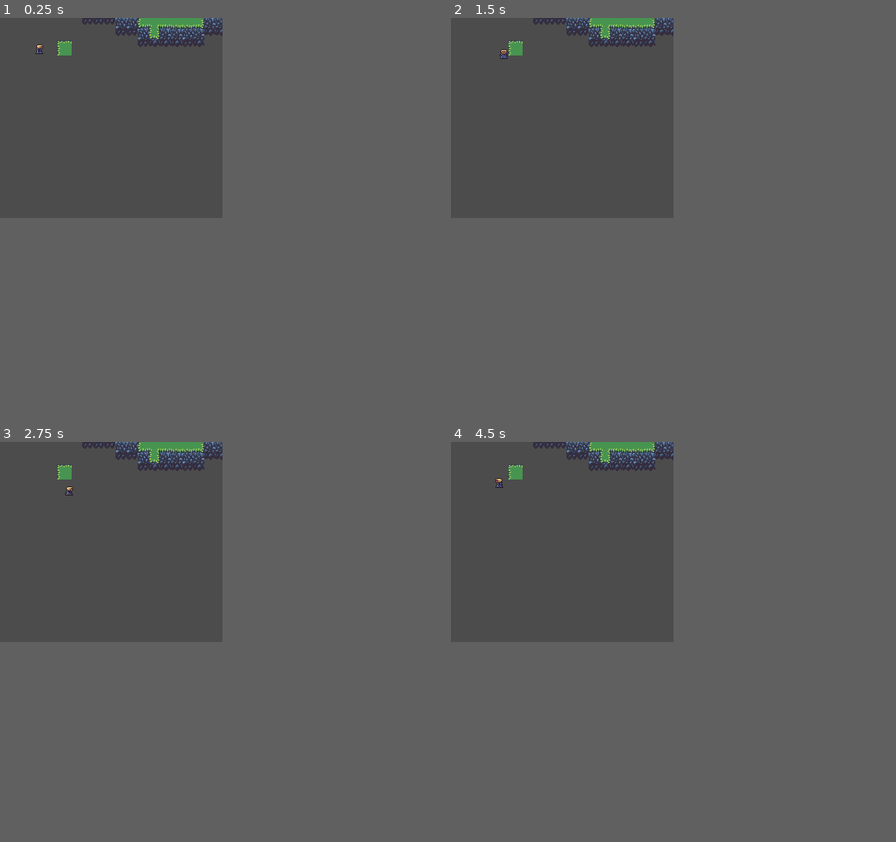
Above: before the commit, frames 1-4 (two rows, left to right).
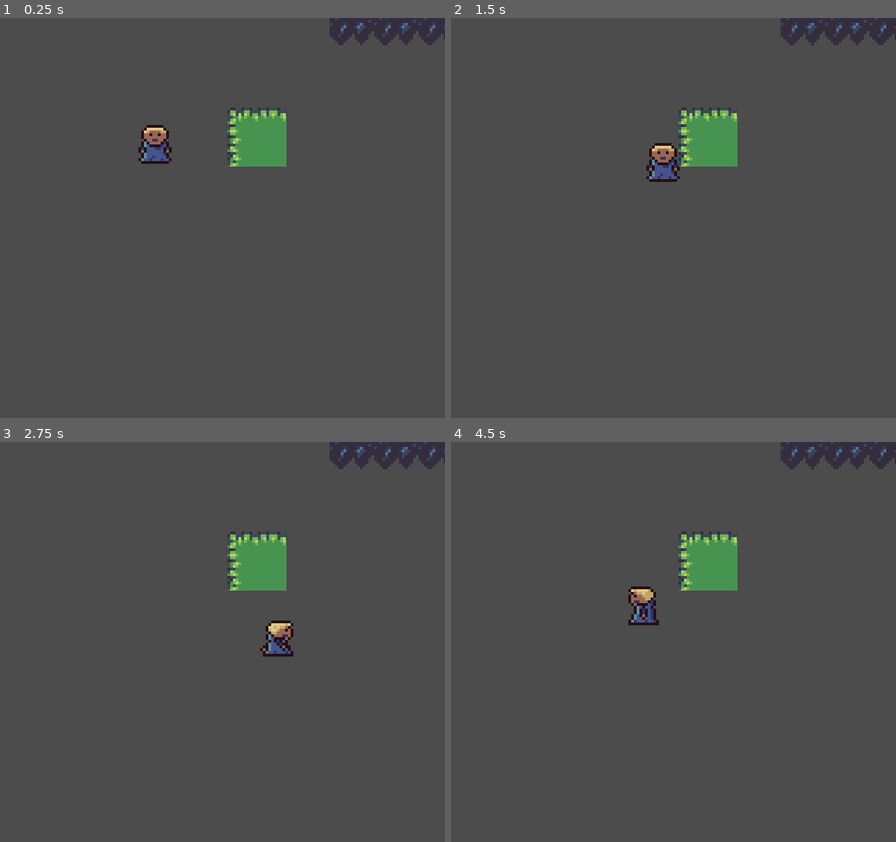
Above: after the commit, the same moments.

Repository: garrettwidner/Zeldalike
Game: Godot game, scene res://player/test.tscn
The game is run twice, just before and just after one commit, with the same random seed, the same clock (stepped at 60 frames per second) and the same inputs.
Inputs:
- Up to frame 1 (0.25 s): no input
- Up to frame 2 (1.5 s): tap Enter at 0.5 s; hold Right (right) 0.53-1.28 s; hold Down (down) from 1.28 s (still down)
- Up to frame 3 (2.75 s): release Down (down) at 2.03 s; hold Right (right) from 2.03 s (still down)
- Up to frame 4 (4.5 s): release Right (right) at 2.78 s; hold Up (up) 2.78-3.53 s; hold Left (left) from 3.53 s (still down)
In our replay, the window is 320x288 before the commit and 640x576 after it. These sizes can differ from the game's own. Grey fills any space a smaller window leaves; there, only what the larger window draws over its background counts as a difference.

The runs differ from the first frame. In frame 1, 4.9% of the frame differs, in the area x 7-100%, y 0-38%; in frame 2, 4.9%, in the area x 10-100%, y 0-41%; in frame 3, 4.8%; in frame 4, 4.9%.

Commit message:
Modified character code to be more extensable, began entity class

Diff:
--- a/zeldalike/engine/direction.gd
+++ b/zeldalike/engine/direction.gd
@@ -4,3 +4,4 @@
 const RIGHT : Vector2 = Vector2(1,0)
 const UP : Vector2 = Vector2(0,-1)
 const DOWN : Vector2 = Vector2(0,1)
+const NULL : Vector2 = Vector2(0,0)
--- /dev/null
+++ b/zeldalike/engine/entitiy.gd
@@ -0,0 +1,10 @@
+extends KinematicBody2D
+
+const TYPE : String = "ENEMY"
+const SPEED : int = 0
+
+var movedir : Vector2 = Vector2(0,0)
+var knodkdir : Vector2 = Vector2(0,0)
+var spritedir : String = "down"
+
+var hitstun = 0
--- /dev/null
+++ b/zeldalike/items/sprinkler.gd
@@ -0,0 +1,15 @@
+extends Node2D
+
+var TYPE : String = ""
+const DAMAGE : int = 0
+
+#how many of each item can be active in scene at once (ex 3 bombs)
+var maxamount : int = 1
+
+func _ready():
+	TYPE = get_parent().TYPE
+	$anim.connect("animation_finished",self,"destroy")
+	$anim.play(str("swing", get_parent().spritedir))
+
+func destroy(animation):
+	queue_free()
--- /dev/null
+++ b/zeldalike/items/sprinkler.tscn
@@ -0,0 +1,193 @@
+[gd_scene load_steps=8 format=2]
+
+[ext_resource path="res://items/sprinkler.gd" type="Script" id=1]
+[ext_resource path="res://items/hyssop.png" type="Texture" id=2]
+
+[sub_resource type="Animation" id=1]
+resource_name = "swingdown"
+tracks/0/type = "value"
+tracks/0/path = NodePath(".:position")
+tracks/0/interp = 1
+tracks/0/loop_wrap = true
+tracks/0/imported = false
+tracks/0/enabled = true
+tracks/0/keys = {
+"times": PoolRealArray( 0 ),
+"transitions": PoolRealArray( 1 ),
+"update": 0,
+"values": [ Vector2( 0, 10 ) ]
+}
+tracks/1/type = "value"
+tracks/1/path = NodePath(".:rotation_degrees")
+tracks/1/interp = 1
+tracks/1/loop_wrap = true
+tracks/1/imported = false
+tracks/1/enabled = true
+tracks/1/keys = {
+"times": PoolRealArray( 0 ),
+"transitions": PoolRealArray( 1 ),
+"update": 0,
+"values": [ 180.0 ]
+}
+tracks/2/type = "value"
+tracks/2/path = NodePath(".:z_index")
+tracks/2/interp = 1
+tracks/2/loop_wrap = true
+tracks/2/imported = false
+tracks/2/enabled = true
+tracks/2/keys = {
+"times": PoolRealArray( 0 ),
+"transitions": PoolRealArray( 1 ),
+"update": 1,
+"values": [ 1 ]
+}
+
+[sub_resource type="Animation" id=2]
+resource_name = "swingleft"
+tracks/0/type = "value"
+tracks/0/path = NodePath(".:position")
+tracks/0/interp = 1
+tracks/0/loop_wrap = true
+tracks/0/imported = false
+tracks/0/enabled = true
+tracks/0/keys = {
+"times": PoolRealArray( 0 ),
+"transitions": PoolRealArray( 1 ),
+"update": 0,
+"values": [ Vector2( -10, 3 ) ]
+}
+tracks/1/type = "value"
+tracks/1/path = NodePath(".:rotation_degrees")
+tracks/1/interp = 1
+tracks/1/loop_wrap = true
+tracks/1/imported = false
+tracks/1/enabled = true
+tracks/1/keys = {
+"times": PoolRealArray( 0 ),
+"transitions": PoolRealArray( 1 ),
+"update": 0,
+"values": [ 270.0 ]
+}
+tracks/2/type = "value"
+tracks/2/path = NodePath(".:z_index")
+tracks/2/interp = 1
+tracks/2/loop_wrap = true
+tracks/2/imported = false
+tracks/2/enabled = true
+tracks/2/keys = {
+"times": PoolRealArray( 0 ),
+"transitions": PoolRealArray( 1 ),
+"update": 1,
+"values": [ 1 ]
+}
+
+[sub_resource type="Animation" id=3]
+resource_name = "swingright"
+tracks/0/type = "value"
+tracks/0/path = NodePath(".:position")
+tracks/0/interp = 1
+tracks/0/loop_wrap = true
+tracks/0/imported = false
+tracks/0/enabled = true
+tracks/0/keys = {
+"times": PoolRealArray( 0 ),
+"transitions": PoolRealArray( 1 ),
+"update": 0,
+"values": [ Vector2( 0, 10 ) ]
+}
+tracks/1/type = "value"
+tracks/1/path = NodePath(".:rotation_degrees")
+tracks/1/interp = 1
+tracks/1/loop_wrap = true
+tracks/1/imported = false
+tracks/1/enabled = true
+tracks/1/keys = {
+"times": PoolRealArray( 0 ),
+"transitions": PoolRealArray( 1 ),
+"update": 0,
+"values": [ 180.0 ]
+}
+tracks/2/type = "value"
+tracks/2/path = NodePath(".:z_index")
+tracks/2/interp = 1
+tracks/2/loop_wrap = true
+tracks/2/imported = false
+tracks/2/enabled = true
+tracks/2/keys = {
+"times": PoolRealArray( 0 ),
+"transitions": PoolRealArray( 1 ),
+"update": 1,
+"values": [ 1 ]
+}
+
+[sub_resource type="Animation" id=4]
+resource_name = "swingup"
+tracks/0/type = "value"
+tracks/0/path = NodePath(".:position")
+tracks/0/interp = 1
+tracks/0/loop_wrap = true
+tracks/0/imported = false
+tracks/0/enabled = true
+tracks/0/keys = {
+"times": PoolRealArray( 0 ),
+"transitions": PoolRealArray( 1 ),
+"update": 0,
+"values": [ Vector2( 0, -10 ) ]
+}
+tracks/1/type = "value"
+tracks/1/path = NodePath(".:rotation_degrees")
+tracks/1/interp = 1
+tracks/1/loop_wrap = true
+tracks/1/imported = false
+tracks/1/enabled = true
+tracks/1/keys = {
+"times": PoolRealArray( 0 ),
+"transitions": PoolRealArray( 1 ),
+"update": 0,
+"values": [ 0.0 ]
+}
+tracks/2/type = "value"
+tracks/2/path = NodePath(".:z_index")
+tracks/2/interp = 1
+tracks/2/loop_wrap = true
+tracks/2/imported = false
+tracks/2/enabled = true
+tracks/2/keys = {
+"times": PoolRealArray( 0 ),
+"transitions": PoolRealArray( 1 ),
+"update": 1,
+"values": [ -1 ]
+}
+
+[sub_resource type="RectangleShape2D" id=5]
+extents = Vector2( 2, 6 )
+
+[node name="sprinkler" type="Node2D"]
+position = Vector2( 0, 10 )
+rotation = 3.14159
+z_index = 1
+script = ExtResource( 1 )
+
+[node name="anim" type="AnimationPlayer" parent="."]
+playback_speed = 3.0
+anims/swingdown = SubResource( 1 )
+anims/swingleft = SubResource( 2 )
+anims/swingright = SubResource( 3 )
+anims/swingup = SubResource( 4 )
+
+[node name="Sprite" type="Sprite" parent="."]
+texture = ExtResource( 2 )
+__meta__ = {
+"_edit_lock_": true
+}
+
+[node name="area" type="Area2D" parent="."]
+__meta__ = {
+"_edit_lock_": true
+}
+
+[node name="CollisionShape2D" type="CollisionShape2D" parent="area"]
+shape = SubResource( 5 )
+__meta__ = {
+"_edit_lock_": true
+}
--- a/zeldalike/player/player.gd
+++ b/zeldalike/player/player.gd
@@ -1,58 +1,79 @@
 extends KinematicBody2D
 
 var speed : float = 33
-var input : Vector2 = Vector2(0,0)
+var input : Vector2 = dir.NULL
 onready var anim : AnimationPlayer = $anim
-var facingdir : Vector2 = Vector2(0,0)
+var facingdir : Vector2 = dir.DOWN
+
+var movedir : Vector2 = dir.NULL
+var spritedir : String = ""
 
 func _process(delta):
 	set_input()
-	set_facing_dir()
-	animate()
+	set_movedir()
+	set_facingdir()
+	set_spritedir()
 
 
-	move_and_slide(input * speed, Vector2(0,-1))
+	if movedir != Vector2(0,0):
+		switch_anim("walk")
+	else:
+		switch_anim("idle")
 
-
+	movement_loop()
 
 func set_input():
-	if Input.is_action_pressed("left"):
+	var LEFT : bool = Input.is_action_pressed("left")
+	var RIGHT : bool = Input.is_action_pressed("right")
+	var UP : bool = Input.is_action_pressed("up")
+	var DOWN : bool = Input.is_action_pressed("down")
+
+	if LEFT:
 		input.x = -1
-	elif Input.is_action_pressed("right"):
+	elif RIGHT:
 		input.x = 1
 	else:
 		input.x = 0
 
-	if Input.is_action_pressed("up"):
+	if UP:
 		input.y = -1
-	elif Input.is_action_pressed("down"):
+	elif DOWN:
 		input.y = 1
 	else:
 		input.y = 0
 
-func set_facing_dir():
+func set_movedir():
 	if input.x == 0 and input.y == 0:
-		return null
+		movedir = dir.NULL
 	elif input.x == 1:
-		facingdir = dir.RIGHT
+		movedir = dir.RIGHT
 	elif input.x == -1:
-		facingdir = dir.LEFT
+		movedir = dir.LEFT
 	elif input.y == 1:
-		facingdir = dir.DOWN
+		movedir = dir.DOWN
 	elif input.y == -1:
-		facingdir = dir.UP
+		movedir = dir.UP
 
-func animate():
+func set_facingdir():
+	if movedir != Vector2(0,0):
+		facingdir = movedir
+
+func set_spritedir():
 	match facingdir:
 		dir.UP:
-			anim.play("walkup")
+			spritedir = "up"
 		dir.DOWN:
-			anim.play("walkdown")
+			spritedir = "down"
 		dir.LEFT:
-			anim.play("walkleft")
+			spritedir = "left"
 		dir.RIGHT:
-			anim.play("walkright")
-	if input.x == 0 and input.y == 0:
-		anim.stop(true)
+			spritedir = "right"
 
-	pass
+func switch_anim(animation):
+	var nextanim : String = animation + spritedir
+	if anim.current_animation != nextanim:
+		anim.play(nextanim)
+
+func movement_loop():
+	var motion = input.normalized() * speed
+	move_and_slide(motion, Vector2(0,0))
--- a/zeldalike/player/player.tscn
+++ b/zeldalike/player/player.tscn
@@ -1,10 +1,70 @@
-[gd_scene load_steps=8 format=2]
+[gd_scene load_steps=12 format=2]
 
 [ext_resource path="res://player/player.gd" type="Script" id=1]
 [ext_resource path="res://player/Iodan.png" type="Texture" id=2]
 
 [sub_resource type="RectangleShape2D" id=1]
 extents = Vector2( 6, 6 )
+
+[sub_resource type="Animation" id=6]
+resource_name = "idledown"
+tracks/0/type = "value"
+tracks/0/path = NodePath("Sprite:frame")
+tracks/0/interp = 1
+tracks/0/loop_wrap = true
+tracks/0/imported = false
+tracks/0/enabled = true
+tracks/0/keys = {
+"times": PoolRealArray( 0 ),
+"transitions": PoolRealArray( 1 ),
+"update": 1,
+"values": [ 1 ]
+}
+
+[sub_resource type="Animation" id=7]
+resource_name = "idleleft"
+tracks/0/type = "value"
+tracks/0/path = NodePath("Sprite:frame")
+tracks/0/interp = 1
+tracks/0/loop_wrap = true
+tracks/0/imported = false
+tracks/0/enabled = true
+tracks/0/keys = {
+"times": PoolRealArray( 0 ),
+"transitions": PoolRealArray( 1 ),
+"update": 1,
+"values": [ 13 ]
+}
+
+[sub_resource type="Animation" id=8]
+resource_name = "idleright"
+tracks/0/type = "value"
+tracks/0/path = NodePath("Sprite:frame")
+tracks/0/interp = 1
+tracks/0/loop_wrap = true
+tracks/0/imported = false
+tracks/0/enabled = true
+tracks/0/keys = {
+"times": PoolRealArray( 0 ),
+"transitions": PoolRealArray( 1 ),
+"update": 1,
+"values": [ 9 ]
+}
+
+[sub_resource type="Animation" id=9]
+resource_name = "idleup"
+tracks/0/type = "value"
+tracks/0/path = NodePath("Sprite:frame")
+tracks/0/interp = 1
+tracks/0/loop_wrap = true
+tracks/0/imported = false
+tracks/0/enabled = true
+tracks/0/keys = {
+"times": PoolRealArray( 0 ),
+"transitions": PoolRealArray( 1 ),
+"update": 1,
+"values": [ 5 ]
+}
 
 [sub_resource type="Animation" id=2]
 resource_name = "walkdown"
@@ -57,8 +117,7 @@
 "values": [ 8, 9, 10, 9 ]
 }
 
-[sub_resource type="Animation" id=3]
-resource_name = "walkup"
+[sub_resource type="Animation" id=5]
 length = 2.0
 loop = true
 tracks/0/type = "value"
@@ -81,14 +140,18 @@
 texture = ExtResource( 2 )
 vframes = 4
 hframes = 4
-frame = 9
+frame = 13
 
 [node name="CollisionShape2D" type="CollisionShape2D" parent="."]
 shape = SubResource( 1 )
 
 [node name="anim" type="AnimationPlayer" parent="."]
 playback_speed = 3.0
+anims/idledown = SubResource( 6 )
+anims/idleleft = SubResource( 7 )
+anims/idleright = SubResource( 8 )
+anims/idleup = SubResource( 9 )
 anims/walkdown = SubResource( 2 )
-anims/walkleft = SubResource( 4 )
-anims/walkright = SubResource( 5 )
-anims/walkup = SubResource( 3 )
+anims/walkleft = SubResource( 3 )
+anims/walkright = SubResource( 4 )
+anims/walkup = SubResource( 5 )
--- a/zeldalike/project.godot
+++ b/zeldalike/project.godot
@@ -27,8 +27,10 @@
 
 window/size/width=160
 window/size/height=144
-window/size/test_width=320
-window/size/test_height=288
+window/size/test_width=640
+window/size/test_height=576
+window/stretch/mode="2d"
+window/stretch/aspect="keep"
 
 [importer_defaults]
 
Binary file added: zeldalike/enemies/stalfaux.png
Not shown, added: zeldalike/enemies/stalfaux.png.import
Binary file added: zeldalike/items/hyssop.png
Not shown, added: zeldalike/items/hyssop.png.import
Binary file added: zeldalike/items/sprinkle.png
Not shown, added: zeldalike/items/sprinkle.png.import
Binary file changed: zeldalike/player/Iodan.png
Not shown: 2 places in zeldalike/player/player.tscn that only renumber resources
